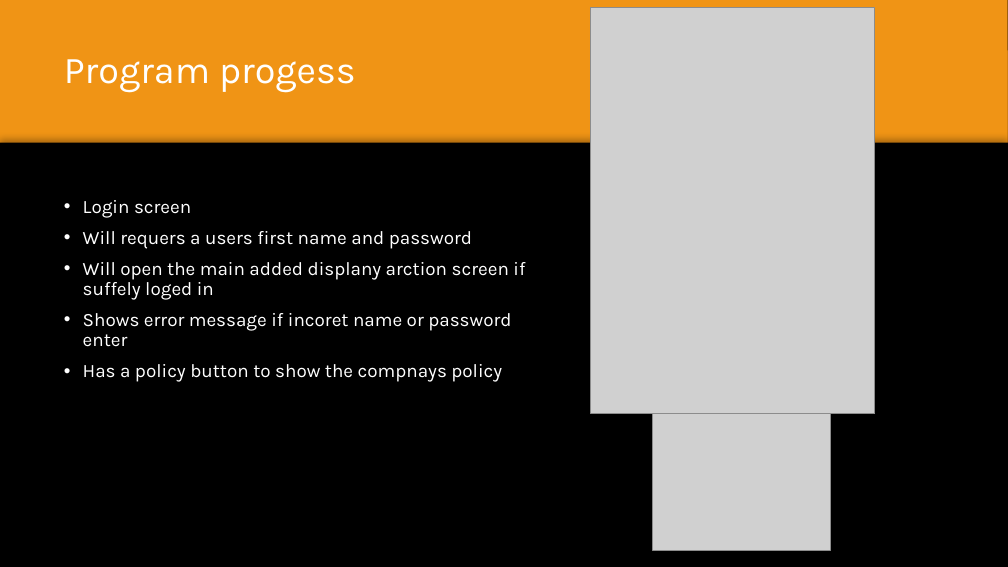
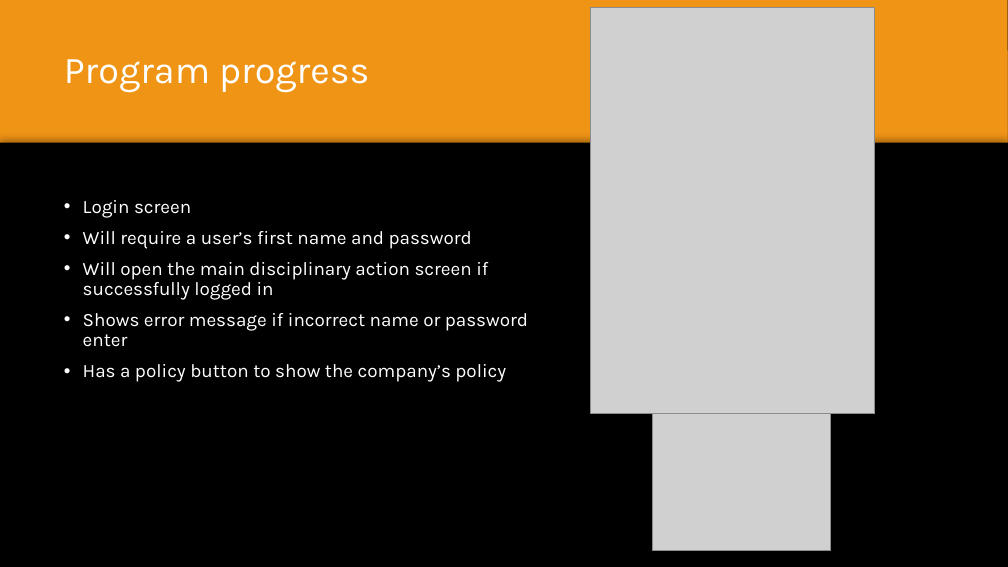
Before and after one commit to denizarikoglu/Repository, a slide deck: slide 2 of Files/Finle prgress, Team 1 Group 6.pptx. Drawn at 1008x567 pixels with LibreOffice and Linux fonts; fonts in the diff are those of the drawing; grey boxes stand for pictures; background and template pictures are left out. Boxes give left, top, right and bottom in pixels: in the first picture for what was removed or moved away, otherwise in the second. Text is boxed around its words. In the diff, an @@ line names an element or a change of style, - is before the commit and + after.

Commit message:
Spelling Mistakes Fixed

```diff
--- a/Files/Finle prgress, Team 1 Group 6.pptx
+++ b/Files/Finle prgress, Team 1 Group 6.pptx
@@ title at [64,59,369,93]: text changed @@
-Program progess
+Program progress
@@ text at [83,231,528,382]: text changed @@
-• Will requers a users first name and password
-• Will open the main added displany arction screen if suffely loged in
-• Shows error message if incoret name or password enter
-• Has a policy button to show the compnays policy
+• Will require a user’s first name and password
+• Will open the main disciplinary action screen if successfully logged in
+• Shows error message if incorrect name or password enter
+• Has a policy button to show the company’s policy
```
Also in this commit, not shown: 5 other slides changed.
